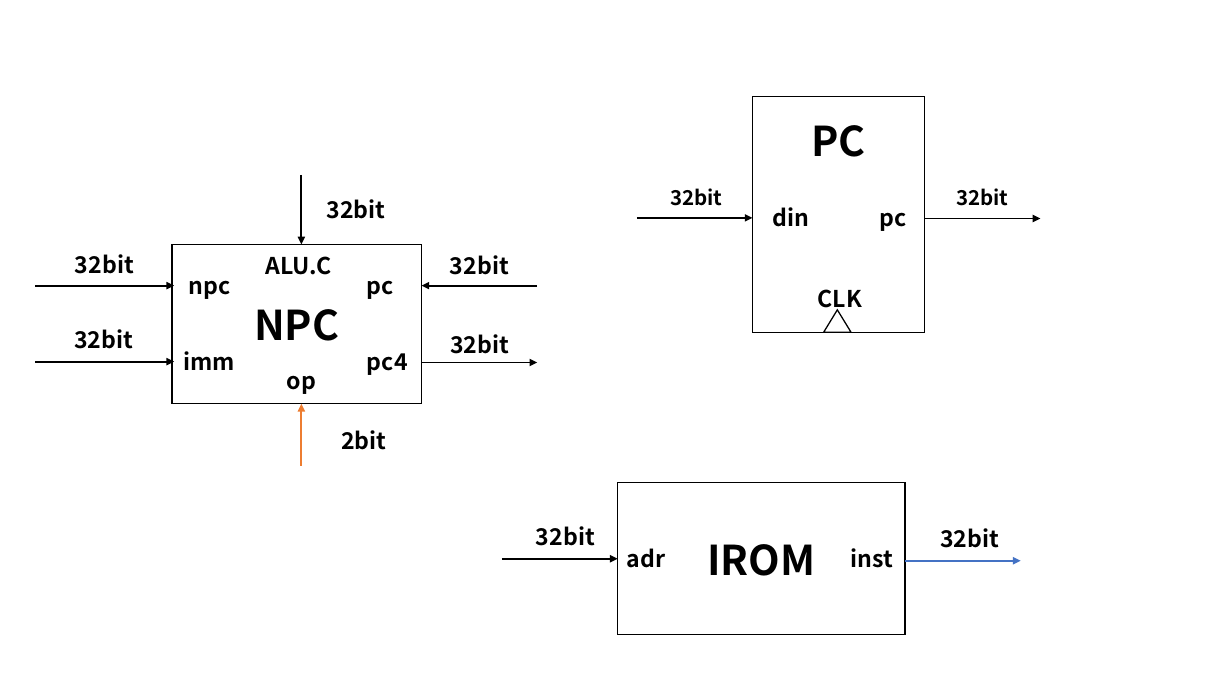
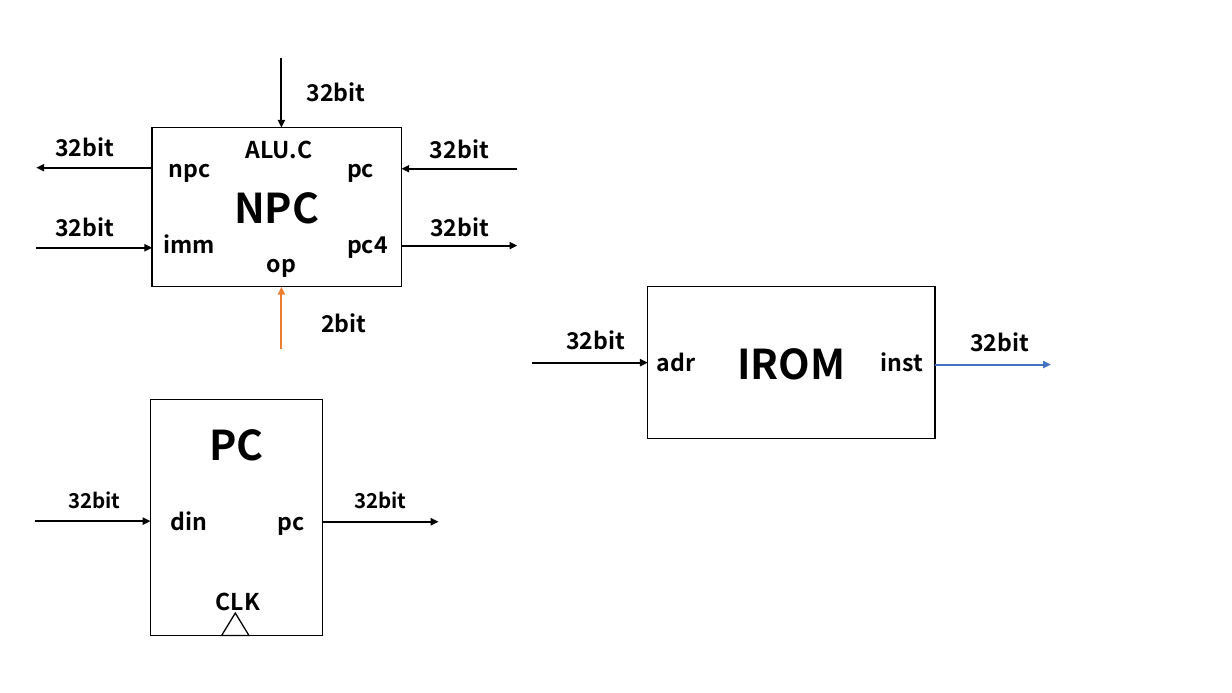
Before and after one commit to xuanhao44/HITSZ-miniRVCPU, a slide deck: slide 8 of _srcs/单周期cpu图.pptx (slide 7 before the commit). Drawn at 1232x693 pixels with LibreOffice and Linux fonts; fonts in the diff are those of the drawing. Boxes give left, top, right and bottom in pixels: in the first picture for what was removed or moved away, otherwise in the second. Text is boxed around its words. In the diff, an @@ line names an element or a change of style, - is before the commit and + after.

```diff
--- a/_srcs/单周期cpu图.pptx
+++ b/_srcs/单周期cpu图.pptx
@@ 8 texts, 4 arrows, 1 rectangle: place and size @@
-8 texts, 4 arrows, 1 rectangle at [172,175,537,466]
+8 texts, 4 arrows, 1 rectangle at [152,58,518,349]
@@ 3 texts: place and size @@
-3 texts at [75,254,509,275]
+3 texts at [55,137,489,159]
@@ arrow moved from (35, 361) - (174, 361) to (152, 168) - (37, 168) @@
@@ text "32bit": place and size @@
-text "32bit" at [74,329,133,349]
+text "32bit" at [55,217,114,237]
@@ arrow moved from (35, 286) - (174, 286) to (37, 248) - (152, 248) @@
@@ 4 texts, 2 arrows, 1 rectangle: place and size @@
-4 texts, 2 arrows, 1 rectangle at [502,483,1021,635]
+4 texts, 2 arrows, 1 rectangle at [532,287,1051,438]
@@ text "pc": place and size @@
-text "pc" at [879,212,906,231]
+text "pc" at [277,516,304,535]
@@ text "32bit": place and size @@
-text "32bit" at [956,188,1008,206]
+text "32bit" at [354,491,406,509]
@@ 3 texts, 2 arrows, 1 rectangle, 1 triangle: place and size @@
-3 texts, 2 arrows, 1 rectangle, 1 triangle at [637,96,1041,332]
+3 texts, 2 arrows, 1 rectangle, 1 triangle at [35,399,438,636]
```
Also in this commit, not shown: 1 slide added, 1 slide removed, 12 other files.
